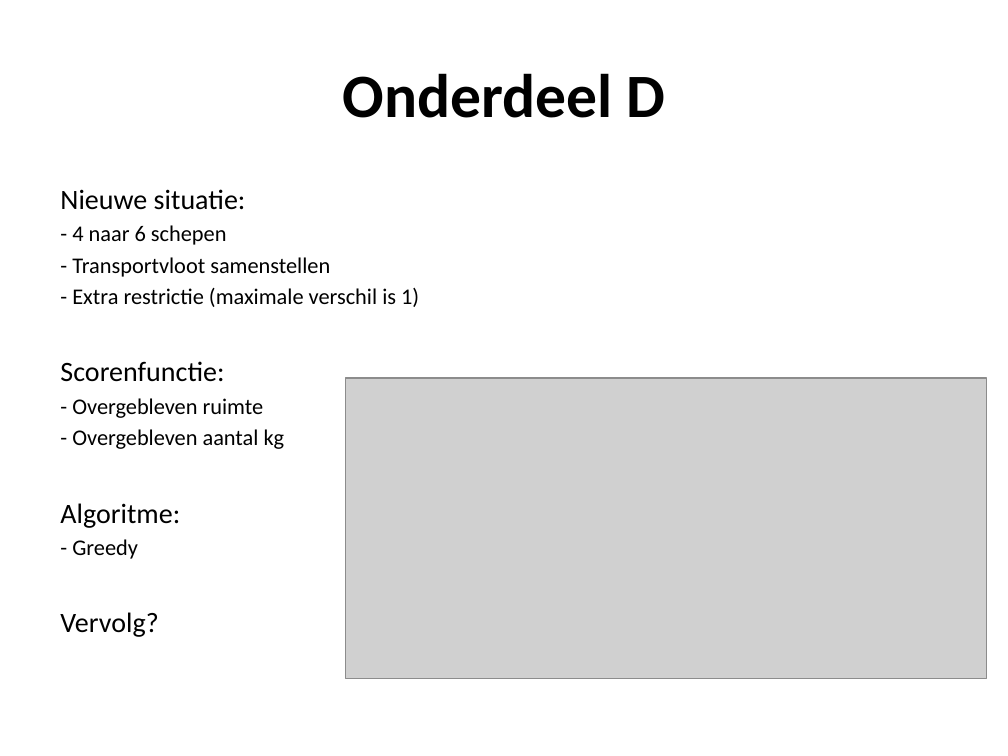
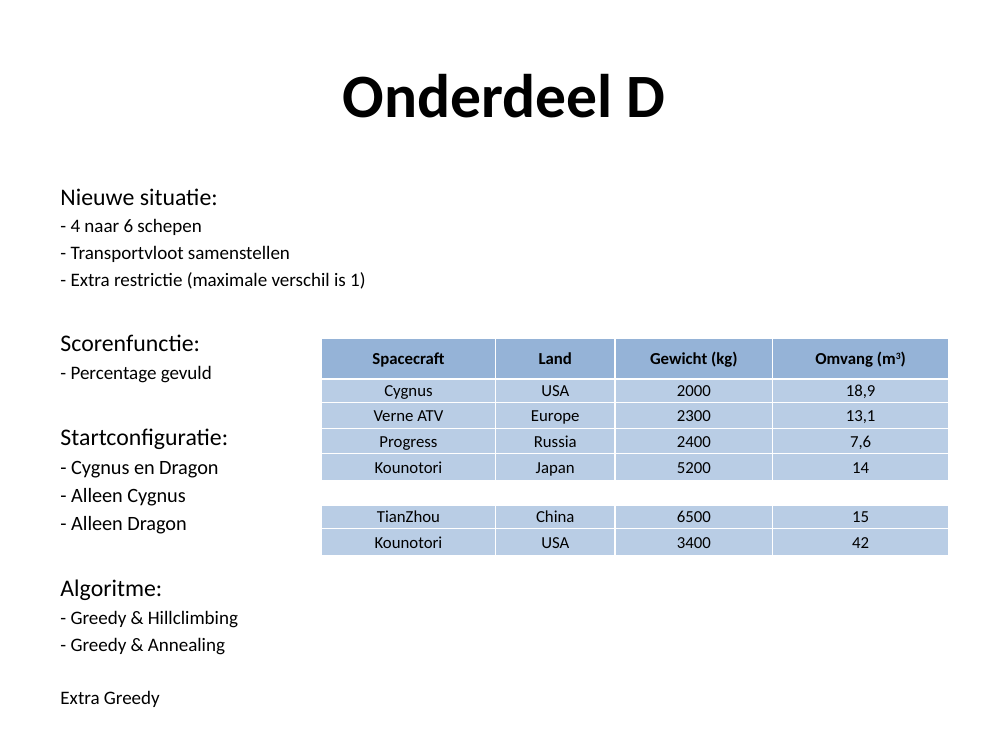
Before and after one commit to JSGoedhart/Heuristieken, a slide deck: slide 1 of Presentaties/Presentatie 2 Definitief.pptx (slide 10 before the commit). Drawn at 1008x756 pixels with LibreOffice and Linux fonts; fonts in the diff are those of the drawing; grey boxes stand for pictures. Boxes give left, top, right and bottom in pixels: in the first picture for what was removed or moved away, otherwise in the second. Text is boxed around its words. In the diff, an @@ line names an element or a change of style, - is before the commit and + after.

```diff
--- a/Presentaties/Presentatie 2 Definitief.pptx
+++ b/Presentaties/Presentatie 2 Definitief.pptx
@@ text at (60,188,365,600): size 20 to 17 pt in "Nieuwe situatie:", "Scorenfunctie:", "Algoritme:"; size 16 to 13.6 pt in "- 4 naar 6 schepen", "- Transportvloot samenstellen", "- Extra restrictie (maximale verschil is 1)" @@
@@ table added at (322,339,949,482), 5 rows, 4 columns @@
+Spacecraft | Land | Gewicht (kg) | Omvang (m3)
+Cygnus | USA | 2000 | 18,9
+Verne ATV | Europe | 2300 | 13,1
+Progress | Russia | 2400 | 7,6
+Kounotori | Japan | 5200 | 14
@@ text at (60,365,228,534): text changed; size 16 to 14.4 pt @@
-- Overgebleven ruimte
-- Overgebleven aantal kg
+- Percentage gevuld
+Startconfiguratie:
+- Cygnus en Dragon
+- Alleen Cygnus
+- Alleen Dragon
@@ picture removed at (346,378,987,678) @@
@@ table added at (322,505,949,556), 2 rows, 4 columns @@
+TianZhou | China | 6500 | 15
+Kounotori | USA | 3400 | 42
@@ text at (71,610,238,655): text changed; size 20 to 13.6 pt @@
-- Greedy
-Vervolg?
+- Greedy & Hillclimbing
+- Greedy & Annealing
+Extra Greedy
```
Also in this commit, not shown: 4 slides added, 9 slides removed, 9 other files.
